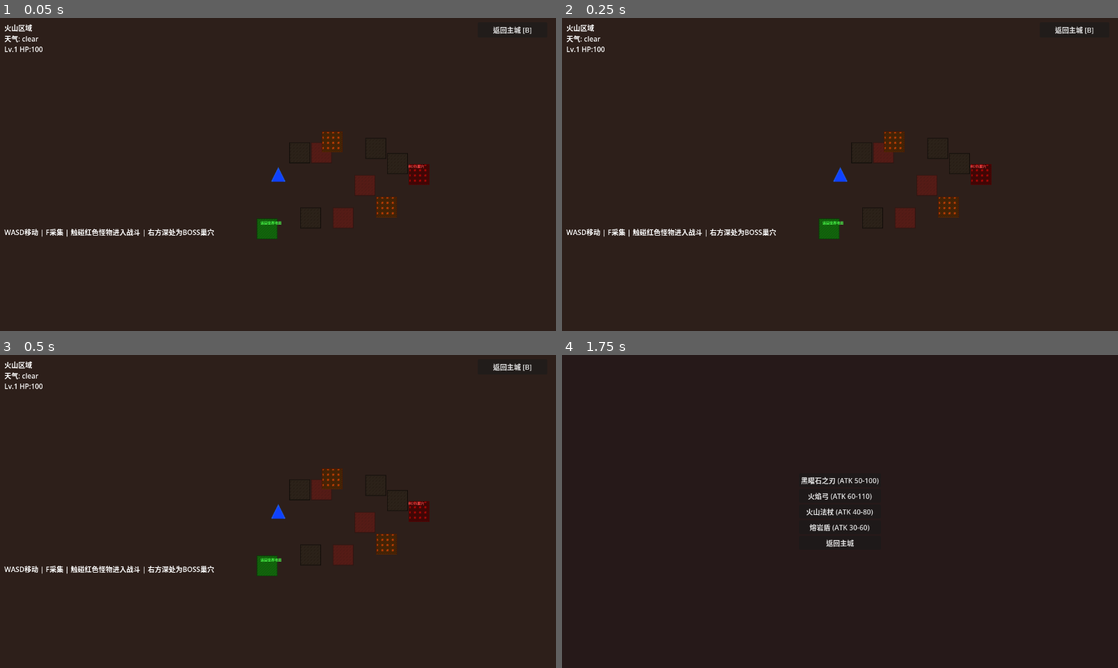
Above: before the commit, frames 1-4 (two rows, left to right).
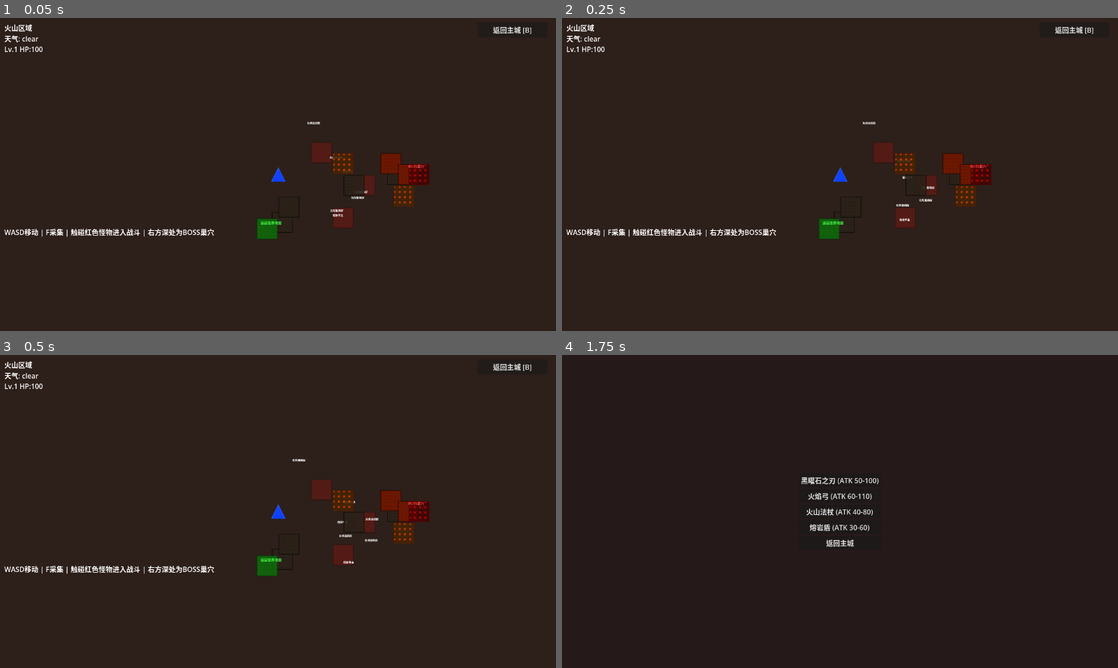
Above: after the commit, the same moments.

Repository: Dzcdzc2001/vibejam2026
Game: Godot game, scene res://scenes/volcano_region.tscn
Two runs of this game, one before a commit and one after it. Both use one fixed random seed, a clock stepped at 60 frames per second and the inputs below. This scene is started directly instead of the project's main scene.
Inputs:
- Up to frame 1 (0.05 s): no input
- Up to frame 2 (0.25 s): no input
- Up to frame 3 (0.5 s): no input
- Up to frame 4 (1.75 s): click "返回主城 [B]" at 0.5 s; click "铁匠铺" at 1.25 s

The runs differ from the first frame. In frame 1, 1.1% of the frame differs, in the area x 48-75%, y 33-69%; in frame 2, 1.1%; in frame 3, 1.1%; in frame 4, nothing differs.

Commit message:
fix: spread minerals, improve monster AI movement/visibility, add name labels

Diff:
--- a/bianjingyuanzheng/scenes/volcano_region.tscn
+++ b/bianjingyuanzheng/scenes/volcano_region.tscn
@@ -105,7 +105,7 @@
 [node name="Resources" type="Node2D" parent="."]
 
 [node name="ObsidianNode1" type="Area2D" parent="Resources"]
-position = Vector2(200, 200)
+position = Vector2(120, 520)
 script = ExtResource("5")
 material_id = "obsidian"
 min_count = 1
@@ -123,7 +123,7 @@
 scale = Vector2(3, 3)
 
 [node name="SulfurNode1" type="Area2D" parent="Resources"]
-position = Vector2(350, 150)
+position = Vector2(400, 250)
 script = ExtResource("5")
 material_id = "sulfur_crystal"
 min_count = 1
@@ -141,7 +141,7 @@
 scale = Vector2(3, 3)
 
 [node name="ObsidianNode2" type="Area2D" parent="Resources"]
-position = Vector2(550, 180)
+position = Vector2(450, 350)
 script = ExtResource("5")
 material_id = "obsidian"
 min_count = 2
@@ -159,7 +159,7 @@
 scale = Vector2(3, 3)
 
 [node name="SulfurNode2" type="Area2D" parent="Resources"]
-position = Vector2(600, 450)
+position = Vector2(680, 400)
 script = ExtResource("5")
 material_id = "sulfur_crystal"
 min_count = 1
@@ -177,7 +177,7 @@
 scale = Vector2(3, 3)
 
 [node name="ObsidianNode3" type="Area2D" parent="Resources"]
-position = Vector2(250, 500)
+position = Vector2(150, 450)
 script = ExtResource("5")
 material_id = "obsidian"
 min_count = 1
@@ -195,7 +195,7 @@
 scale = Vector2(3, 3)
 
 [node name="ObsidianNode4" type="Area2D" parent="Resources"]
-position = Vector2(650, 250)
+position = Vector2(650, 300)
 script = ExtResource("5")
 material_id = "obsidian"
 min_count = 1
@@ -210,6 +210,42 @@
 region_enabled = true
 region_rect = Rect2(0, 0, 32, 32)
 modulate = Color(0.3, 0.3, 0.3, 0.9)
+scale = Vector2(3, 3)
+
+[node name="LavaIronNode1" type="Area2D" parent="Resources"]
+position = Vector2(620, 250)
+script = ExtResource("5")
+material_id = "lava_iron"
+min_count = 1
+max_count = 2
+cooldown_seconds = 180.0
+
+[node name="CollisionShape2D" type="CollisionShape2D" parent="Resources/LavaIronNode1"]
+shape = SubResource("RectShape16")
+
+[node name="Marker" type="Sprite2D" parent="Resources/LavaIronNode1"]
+texture = ExtResource("3")
+region_enabled = true
+region_rect = Rect2(0, 0, 32, 32)
+modulate = Color(0.8, 0.2, 0.0, 0.9)
+scale = Vector2(3, 3)
+
+[node name="LavaIronNode2" type="Area2D" parent="Resources"]
+position = Vector2(700, 300)
+script = ExtResource("5")
+material_id = "lava_iron"
+min_count = 1
+max_count = 3
+cooldown_seconds = 150.0
+
+[node name="CollisionShape2D" type="CollisionShape2D" parent="Resources/LavaIronNode2"]
+shape = SubResource("RectShape16")
+
+[node name="Marker" type="Sprite2D" parent="Resources/LavaIronNode2"]
+texture = ExtResource("3")
+region_enabled = true
+region_rect = Rect2(0, 0, 32, 32)
+modulate = Color(0.8, 0.2, 0.0, 0.9)
 scale = Vector2(3, 3)
 
 [node name="Triggers" type="Node2D" parent="."]
--- a/bianjingyuanzheng/scripts/scenes/monster_ai.gd
+++ b/bianjingyuanzheng/scripts/scenes/monster_ai.gd
@@ -7,13 +7,13 @@
 var state: int = State.WANDER
 var _wander_timer: float = 0.0
 var _wander_direction: Vector2 = Vector2.ZERO
-var _move_speed: float = 50.0
-var _chase_speed: float = 120.0
+var _move_speed: float = 150.0
+var _chase_speed: float = 300.0
 var spawn_origin: Vector2 = Vector2.ZERO
 
-@export var alert_radius: float = 48.0
-@export var chase_radius: float = 32.0
-@export var wander_radius: float = 150.0
+@export var alert_radius: float = 120.0
+@export var chase_radius: float = 80.0
+@export var wander_radius: float = 300.0
 
 func _ready() -> void:
 	spawn_origin = position
--- a/bianjingyuanzheng/scripts/scenes/monster_spawner.gd
+++ b/bianjingyuanzheng/scripts/scenes/monster_spawner.gd
@@ -63,6 +63,12 @@
 		sprite.scale = Vector2(3.0, 3.0)
 		monster_node.add_child(sprite)
 
+	var name_label := Label.new()
+	name_label.text = monster_res.display_name
+	name_label.position = Vector2(-40, -30)
+	name_label.add_theme_font_size_override('font_size', 12)
+	monster_node.add_child(name_label)
+
 	var collision := CollisionShape2D.new()
 	var rect_shape := RectangleShape2D.new()
 	rect_shape.size = Vector2(32, 32)
